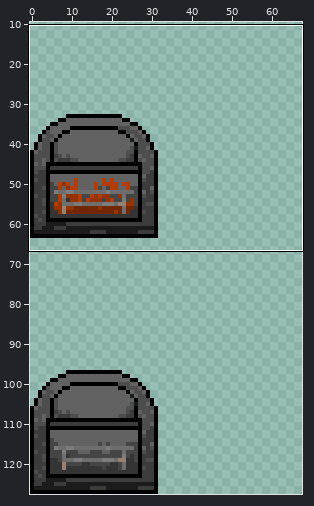
Sprite sheet -- Sprites/Furnace.png. Above: a wide view before the commit, with the close-up outlined.
Close-up. Before the commit:
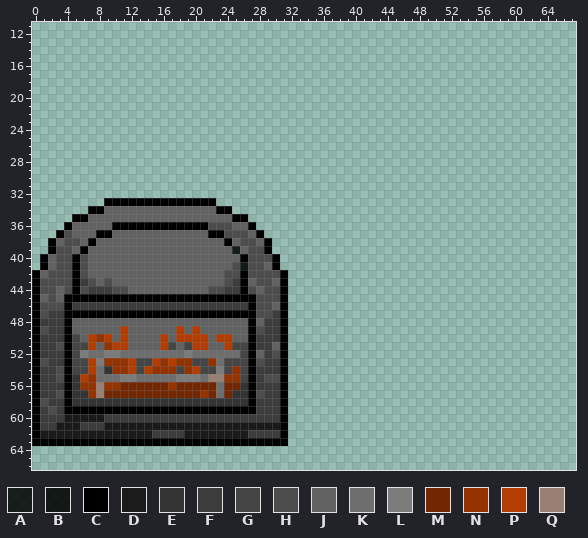
The file is 96x128 pixels. Colours within 5 levels of each other are drawn and written as one. Shown: x 0..67, y 11..66. The wide view leaves out empty margins.
Palette (. is transparent): A #000000d7  B #000000de  C #000000  D #1b1b1b  E #343434  F #3c3c3c  G #454545  H #4d4d4d  J #626262  K #6e6e6e  L #7c7c7c  M #732700  N #943200  P #b33d00  Q #988072
Pixels before (only the part around the change), first column x 0:
11 ....................................................................
12 ....................................................................
13 ....................................................................
14 ....................................................................
15 ....................................................................
16 ....................................................................
17 ....................................................................
18 ....................................................................
19 ....................................................................
20 ....................................................................
21 ....................................................................
22 ....................................................................
23 ....................................................................
24 ....................................................................
25 ....................................................................
26 ....................................................................
27 ....................................................................
28 ....................................................................
29 ....................................................................
30 ....................................................................
31 ....................................................................
32 ....................................................................
33 .........CCCCCCCCCCCCCC.............................................
34 .......CCJJJJJJJJJJJJJJCC...........................................
35 .....CCJJJJJJJJJJJJJJJJJJCC.........................................
36 ....CJJJJJCCCCCCCCCCCCHHHJJC........................................
37 ...CHJJJCCJJJJJJJJJJJJCCHHHJC.......................................
38 ..CJHHJCJJJJJJJJJJJJJJJJCJHHJC......................................
39 ..CHHJCJJJJJJJJJJJJJJJJJJAJHHC......................................
40 .CJHHCHJJJJJJJJJJJJJJJJJJJCHHHC.....................................
41 .CJHHCHJJJJJJJJJJJJJJJJJJHBHHJC.....................................
42 CJHHHCHJJJJJJJJJJJJJJJJJHHCHHHHC....................................
43 CHHHHCFHJHJJJJJJJJJJJJJJHFCJHHJC....................................
44 CHHJHCHFFFHHJJJJJJJJJJHHFFCHJHHC....................................
45 CJHJCCCCCCCCCCCCCCCCCCCCCCCCHHHC....................................
46 CHHHCFFFFFFFFFFFFFFFFFFFFFFCHHJC....................................
47 CHFFCCCCCCCCCCCCCCCCCCCCCCCCHHFC....................................
48 CFFFCJJJJJJJJJJJJJJJJJJJJJJCJFFC....................................
49 CHFFCJJJJJJPJJJJJJPJPJJJJJJCHFFC....................................
50 CFFFCGJPNPJPJJJJPJPPPPJPPJJCFFFC....................................
51 CFFHCGGPJNPPJJJJPGJGPPJJPGGCFFJC....................................
52 CFFFCGLKKLLKKKKKKKKLKKKKKKGCJFHC....................................
53 CHFFCGGPLNNNPGGPNPNNGGNKGGGCHFFC....................................
54 CFFHCGGPKENNPGPNNNGNPGGLGNGCFFFC....................................
55 CFFHCEPNKKKLLKKKKKLLLKQQNNGCFHHC....................................
56 CFFFCENNQNNMMMMMMNMMMMMKMMECFFFC....................................
57 CFFHCEENQMMMMMMMMMMMMNMKMEECHFFC....................................
58 CHFFCEEEEEEEEEEEEEEEEEEEEEECFFFC....................................
59 CFHFCCCCCCCCCCCCCCCCCCCCCCCCFFFC....................................
60 CFFFDDDDDFFFFFFFFFFFFFFFFFFFFFFC....................................
61 CFFDDDFFFDDDDDDDDDDDDDDDDDDDDDDC....................................
62 CDDDDDDDDDDDDDDFFFFDDDDDDDDFFFFC....................................
63 CCCCCCCCCCCCCCCCCCCCCCCCCCCCCCCC....................................
64 ....................................................................
65 ....................................................................
66 ....................................................................
After the commit:
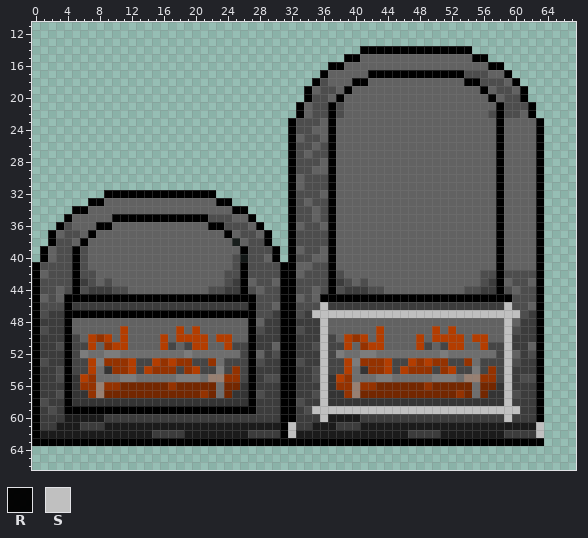
Colours new in this view: R #000000f9  S #c0c0c0
Difference:
Changed rows in their new state; - is an unchanged pixel.
first column x 0:
14 -----------------------------------------CCCCCCCCCCCCCC---------
15 ---------------------------------------CCJJJJJJJJJJJJJJCC-------
16 -------------------------------------CCJJJJJJJJJJJJJJJJJJCC-----
17 ------------------------------------CJJJJJCCCCCCCCCCCCHHHJJC----
18 -----------------------------------CHJJJCCJJJJJJJJJJJJCCHHHJC---
19 ----------------------------------CJHHJCJJJJJJJJJJJJJJJJCJHHJC--
20 ----------------------------------CHHJCJJJJJJJJJJJJJJJJJJRJHHC--
21 ---------------------------------CJHHCHJJJJJJJJJJJJJJJJJJJCHHHC-
22 ---------------------------------CJHHCHJJJJJJJJJJJJJJJJJJHCHHJC-
23 --------------------------------CHHHJCJJJJJJJJJJJJJJJJJJJJCJJJJC
24 --------------------------------CHHJJCJJJJJJJJJJJJJJJJJJJJCJJJJC
25 --------------------------------CJHHJCJJJJJJJJJJJJJJJJJJJJCJJJJC
26 --------------------------------CHHJHCJJJJJJJJJJJJJJJJJJJJCJJJJC
27 --------------------------------CHJHHCJJJJJJJJJJJJJJJJJJJJCJJJJC
28 --------------------------------CHHHJCJJJJJJJJJJJJJJJJJJJJCJJJJC
29 --------------------------------CHHJJCJJJJJJJJJJJJJJJJJJJJCJJJJC
30 --------------------------------CJHHHCJJJJJJJJJJJJJJJJJJJJCJJJJC
31 --------------------------------CJHHHCJJJJJJJJJJJJJJJJJJJJCJJJJC
32 ---------CCCCCCCCCCCCCC---------CHHHJCJJJJJJJJJJJJJJJJJJJJCJJJJC
33 -------CCJJJJJJJJJJJJJJCC-------CHJHHCJJJJJJJJJJJJJJJJJJJJCJJJJC
34 -----CCJJ--------------JJCC-----CHHJHCJJJJJJJJJJJJJJJJJJJJCJJJJC
35 ----CJJ---CCCCCCCCCCCCHHHJJC----CHHJHCJJJJJJJJJJJJJJJJJJJJCJJJJC
36 ---CH---CCJJJJJJJJJJJJCC-HHJC---CJHHJCJJJJJJJJJJJJJJJJJJJJCJJJJC
37 --CJ-H-CJJ------------JJCJ-HJC--CHHHHCJJJJJJJJJJJJJJJJJJJJCJJJJC
38 ---H-JCJ----------------JAJ-H---CHHHHCJJJJJJJJJJJJJJJJJJJJCJJJJC
39 -CJ--CH------------------JC--HC-CJHHJCJJJJJJJJJJJJJJJJJJJJCJJJJC
40 -------------------------HB--J--CHHJJCJJJJJJJJJJJJJJJJJJJJCJJJJC
41 CHH-----------------------C--HHCCJJHHCJJJJJJJJJJJJJJJJJJJJCJJJJC
42 -------H------------------------CJHHHCHJJJJJJJJJJJJJJJJJHHCHHHHC
43 --------------------------------CHHHHCFHJHJJJJJJJJJJJJJJHFCJHHJC
44 --------------------------------CHHJHCHFFFHHJJJJJJJJJJHHFFCHJHHC
45 --------------------------------CJHJCCCCCCCCCCCCCCCCCCCCCCCCHHHC
46 --------------------------------CHHHSFFFFFFFFFFFFFFFFFFFFFFSHHJC
47 --------------------------------CHFSSSSSSSSSSSSSSSSSSSSSSSSSSHFC
48 --------------------------------CFFFSJJJJJJJJJJJJJJJJJJJJJJSJFFC
49 --------------------------------CHFFSJJJJJJPJJJJJJPJPJJJJJJSHFFC
50 --------------------------------CFFFSGJPNPJPJJJJPJPPPPJPPJJSFFFC
51 --------------------------------CFFHSGGPJNPPJJJJPGJGPPJJPGGSFFJC
52 --------------------------------CFFFSGLKKLLKKKKKKKKLKKKKKKGSJFHC
53 --------------------------------CHFFSGGPLNNNPGGPNPNNGGNKGGGSHFFC
54 --------------------------------CFFHSGGPKENNPGPNNNGNPGGLGNGSFFFC
55 --------------------------------CFFHSEPNKKKLLKKKKKLLLKQQNNGSFHHC
56 --------------------------------CFFFSENNQNNMMMMMMNMMMMMKMMESFFFC
57 --------------------------------CFFHSEENQMMMMMMMMMMMMNMKMEESHFFC
58 --------------------------------CHFFSEEEEEEEEEEEEEEEEEEEEEESFFFC
59 --------------------------------CFHSSSSSSSSSSSSSSSSSSSSSSSSSSFFC
60 --------------------------------CFFFSDDDDFFFFFFFFFFFFFFFFFFSFFFC
61 --------------------------------SFFDDDFFFDDDDDDDDDDDDDDDDDDDDDDS
62 --------------------------------SDDDDDDDDDDDDDDFFFFDDDDDDDDFFFFS
63 --------------------------------CCCCCCCCCCCCCCCCCCCCCCCCCCCCCCCC
Pixel boxes of the changes (left, top, right, bottom) in both close-ups:
changed: (32, 46, 544, 446)
